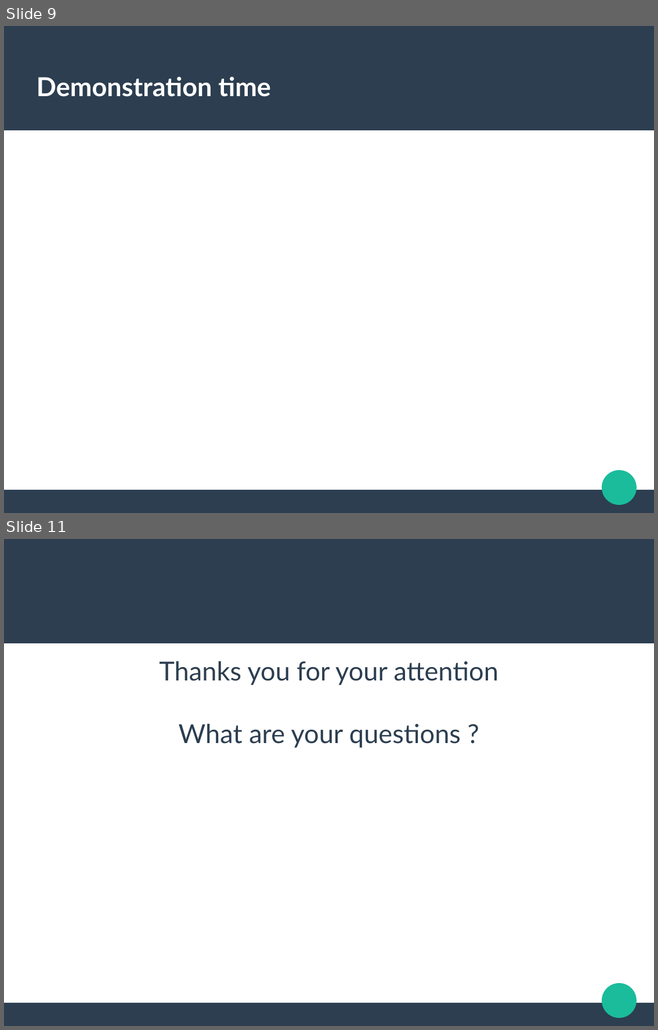
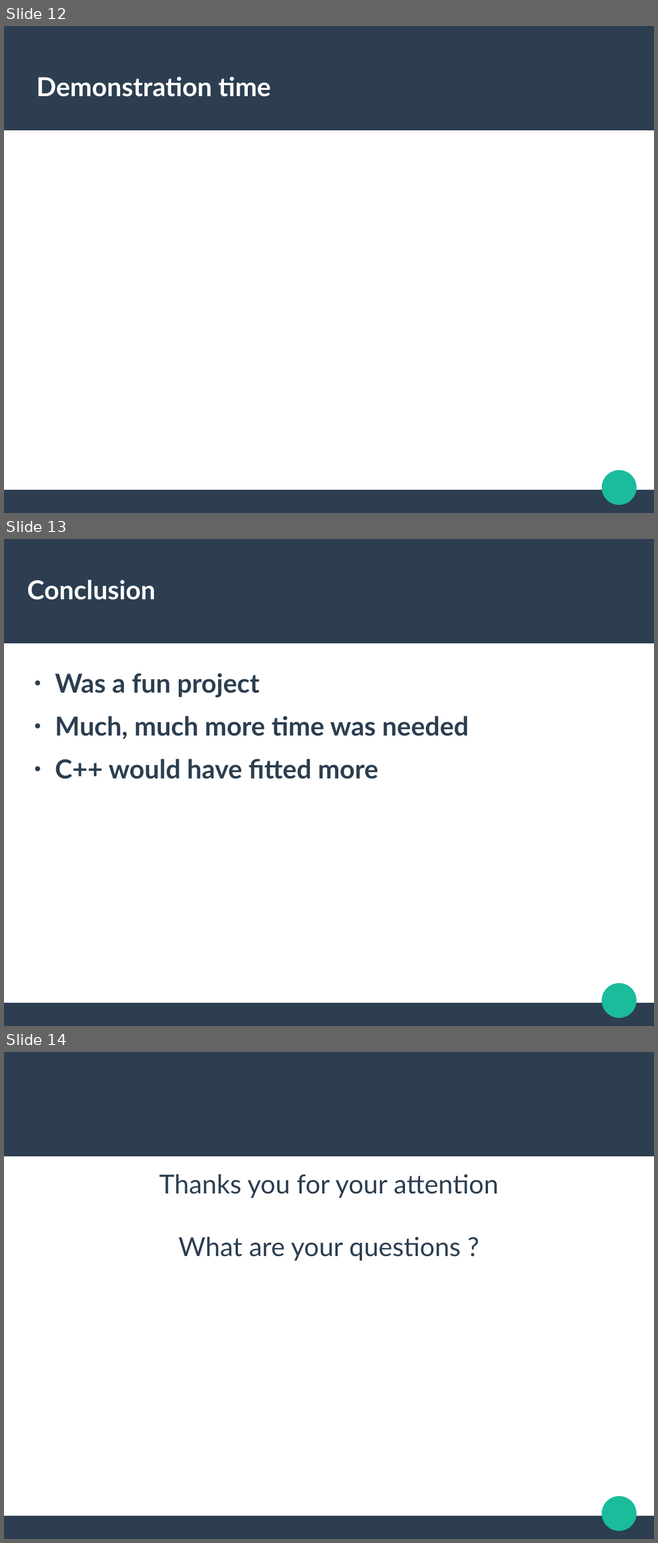
Before and after one commit to trandinhkhoa/distributed-system-project, a slide deck: presentation/defense.odp. Shown one above the other, each under a label of ours: slides 9 and 11 before the commit, slides 12, 13 and 14 after it; the slides between them are not shown. The pictures are 658x1030 and 658x1543 pixels, drawn with LibreOffice and Linux fonts; fonts in the diff are those of the drawing. Boxes give left, top, right and bottom in pixels: in the first picture for what was removed or moved away, otherwise in the second. Text is boxed around its words. In the diff, an @@ line names an element or a change of style, - is before the commit and + after.

```diff
--- a/presentation/defense.odp
+++ b/presentation/defense.odp
@@ slide 13 added at <box>4,539,654,1026</box>, background #FFFFFF; not listed: 3 template elements that a slide beside it also shows @@
@@ title added at <box>27,580,155,600</box>, 31.9 pt, text #FFFFFF, bold @@
+Conclusion
@@ text added at <box>55,673,469,779</box>, 32 pt, text #2C3E50, bold @@
+● Was a fun project
+● Much, much more time was needed
+● C++ would have fitted more
@@ what was slide 9 is now slide 12 @@
@@ what was slide 11 is now slide 14 @@
```
Also in this commit, not shown: 3 slides changed, 3 other slides added, 1 slide removed.
